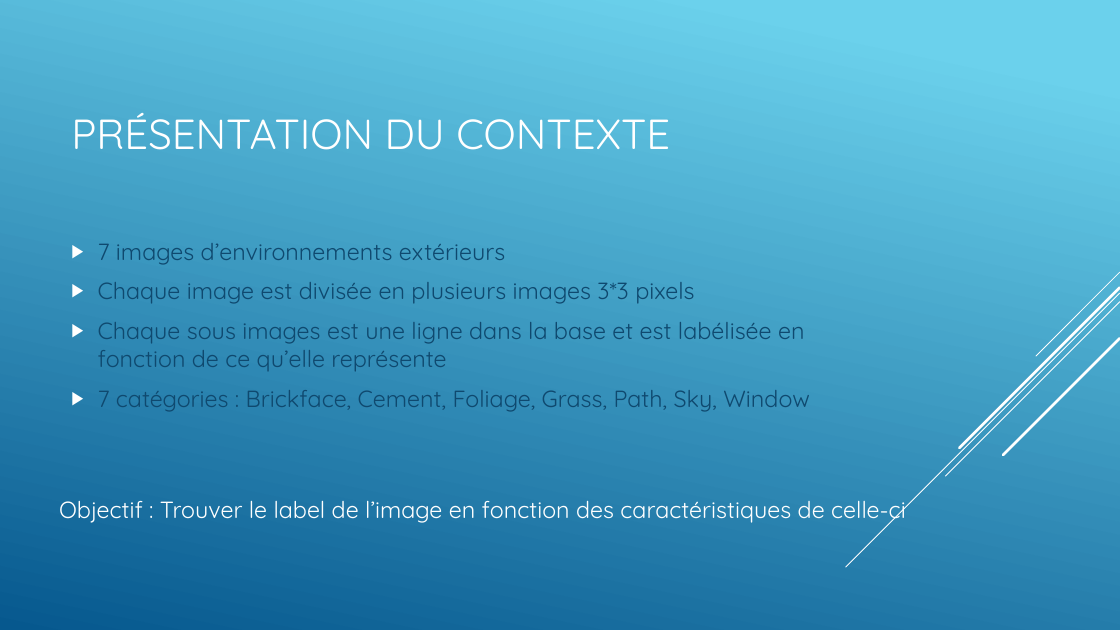
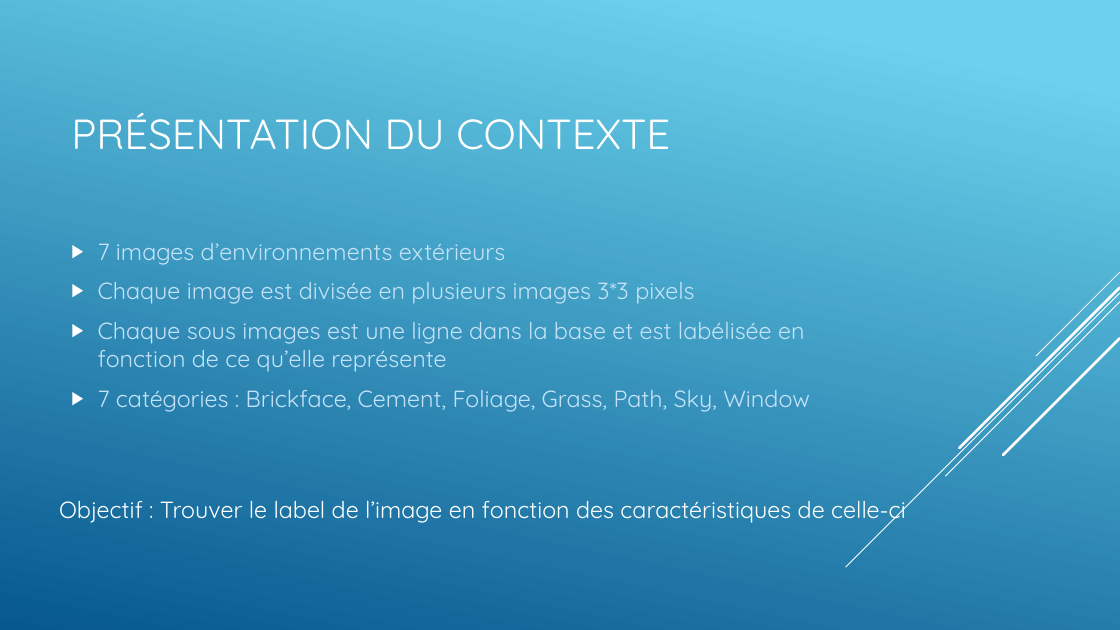
Before and after one commit to OussamaAyoub/pfda_project, a slide deck: slide 2 of Python for data analysis Project.pptx. Drawn at 1120x630 pixels with LibreOffice and Linux fonts; fonts in the diff are those of the drawing. Boxes give left, top, right and bottom in pixels: in the first picture for what was removed or moved away, otherwise in the second. Text is boxed around its words. In the diff, an @@ line names an element or a change of style, - is before the commit and + after.

Commit message:
finition ppt + code fonctionnel

```diff
--- a/Python for data analysis Project.pptx
+++ b/Python for data analysis Project.pptx
@@ text "7 images d’environnements extérieurs" at [98, 243, 810, 412]: text colour #0F496F to #C3E2F7 @@
```
Also in this commit, not shown: 1 other slide changed, 5 slides added, 2 other files.
